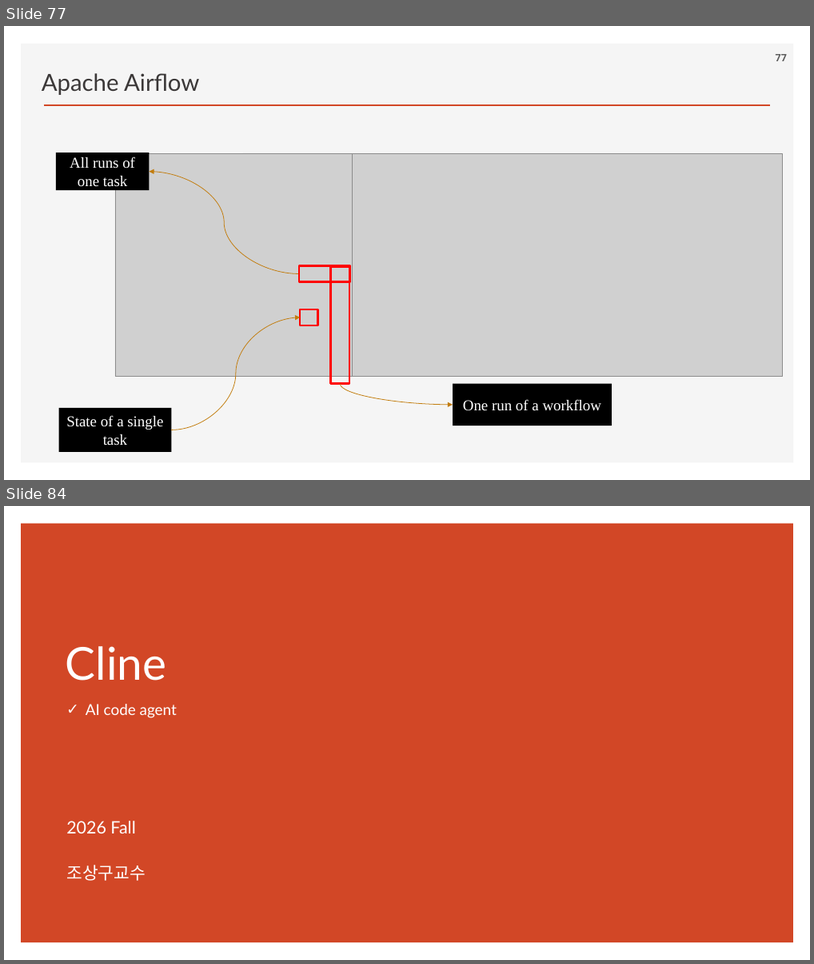
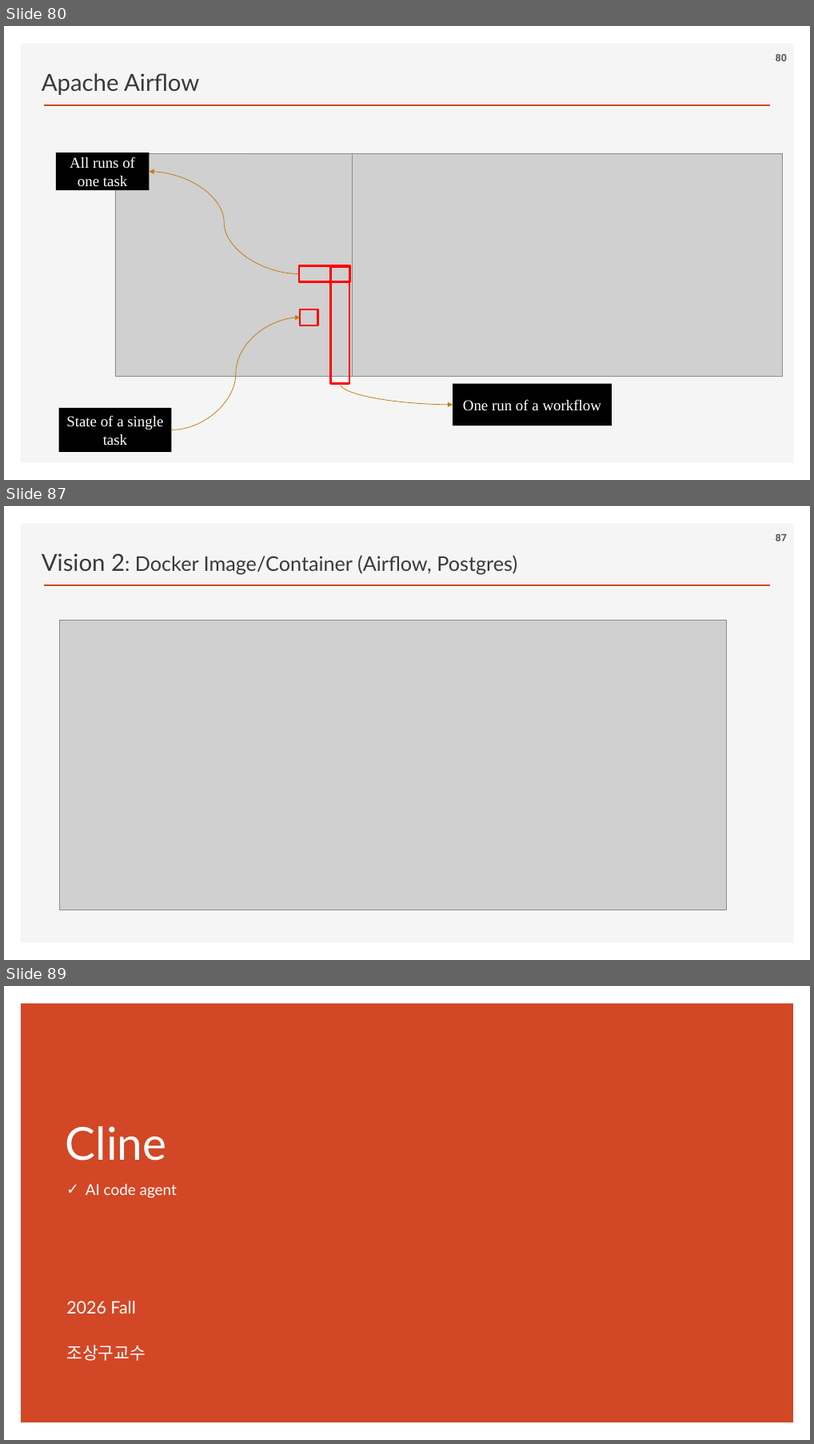
Before and after one commit to ancestor9/2026_Fall_AI-Workflow, a slide deck: PPTs/00_App Deployment.pptx. Shown one above the other, each under a label of ours: slides 77 and 84 before the commit, slides 80, 87 and 89 after it; the slides between them are not shown. The pictures are 814x964 and 814x1444 pixels, drawn with LibreOffice and Linux fonts; fonts in the diff are those of the drawing; grey boxes stand for pictures; background and template pictures are left out. Boxes give left, top, right and bottom in pixels: in the first picture for what was removed or moved away, otherwise in the second. Text is boxed around its words. In the diff, an @@ line names an element or a change of style, - is before the commit and + after.

```diff
--- a/PPTs/00_App Deployment.pptx
+++ b/PPTs/00_App Deployment.pptx
@@ slide 87 added at bbox=[4, 506, 810, 960], background #FFFFFF; not listed: 2 template elements that a slide beside it also shows @@
@@ text added at bbox=[42, 553, 518, 574], 24 pt, text #3B3838 @@
+Vision 2: Docker Image/Container (Airflow, Postgres)
@@ page number added at bbox=[776, 534, 787, 541], 12 pt, text #595959, bold @@
+87
@@ picture added at bbox=[59, 620, 726, 909] @@
@@ what was slide 77 is now slide 80 @@
@@ page number at bbox=[776, 54, 787, 61]: text changed @@
-77
+80
@@ what was slide 84 is now slide 89 @@
```
Also in this commit, not shown: 5 other slides added.
